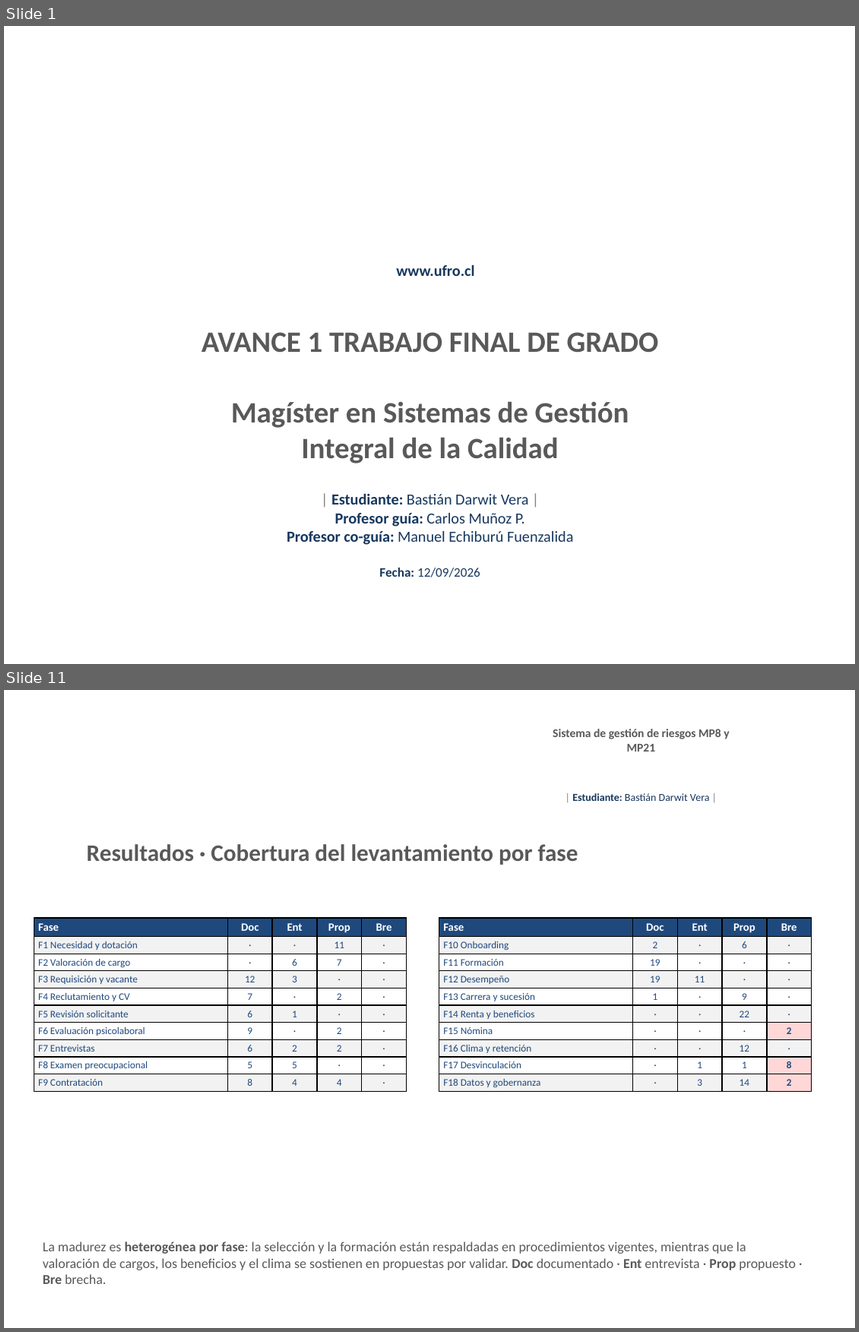
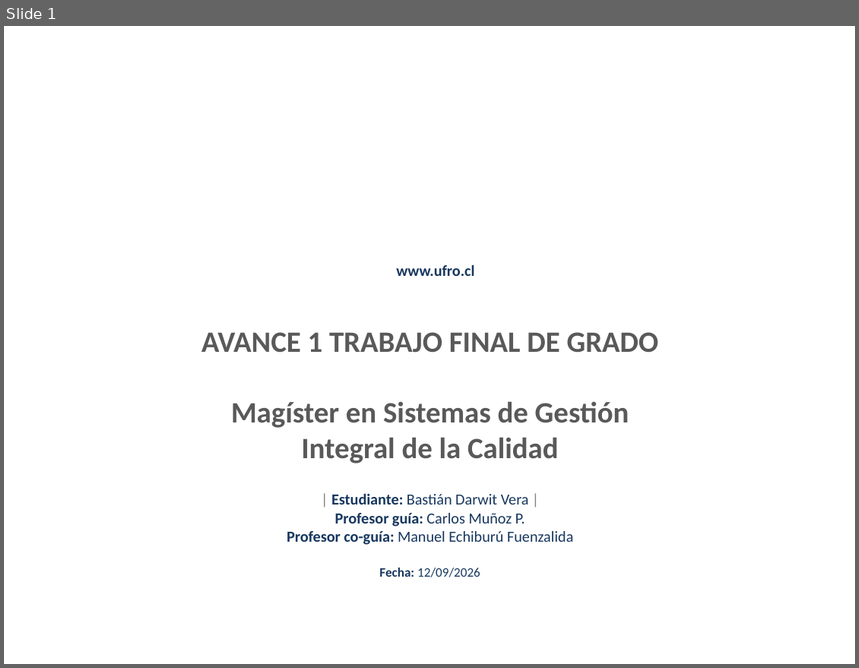
Before and after one commit to BastianDarwit/AFE, a slide deck: Avance_1_TFG_Bastian_Darwit_v1.pptx. Shown one above the other, each under a label of ours: slides 1 and 11 before the commit, slide 1 after it; the slides between them are not shown. The pictures are 859x1332 and 859x668 pixels, drawn with LibreOffice and Linux fonts; fonts in the diff are those of the drawing; background and template pictures are left out. Boxes give left, top, right and bottom in pixels: in the first picture for what was removed or moved away, otherwise in the second. Text is boxed around its words. In the diff, an @@ line names an element or a change of style, - is before the commit and + after.

```diff
--- a/Avance_1_TFG_Bastian_Darwit_v1.pptx
+++ b/Avance_1_TFG_Bastian_Darwit_v1.pptx
@@ slide 11 removed at [4, 690, 855, 1328], background picture (left out) @@
@@ text removed at [553, 729, 729, 752] @@
-Sistema de gestión de riesgos MP8 y MP21
@@ text removed at [572, 793, 710, 801] @@
-| Estudiante: Bastián Darwit Vera |
@@ text removed at [87, 844, 579, 865] @@
-Resultados · Cobertura del levantamiento por fase
@@ table removed at [34, 918, 404, 1225], 10 rows, 5 columns @@
-Fase | Doc | Ent | Prop | Bre
-F1 Necesidad y dotación | · | · | 11 | ·
-F2 Valoración de cargo | · | 6 | 7 | ·
-F3 Requisición y vacante | 12 | 3 | · | ·
-F4 Reclutamiento y CV | 7 | · | 2 | ·
-F5 Revisión solicitante | 6 | 1 | · | ·
-F6 Evaluación psicolaboral | 9 | · | 2 | ·
-F7 Entrevistas | 6 | 2 | 2 | ·
-F8 Examen preocupacional | 5 | 5 | · | ·
-F9 Contratación | 8 | 4 | 4 | ·
@@ table removed at [439, 918, 810, 1225], 10 rows, 5 columns @@
-Fase | Doc | Ent | Prop | Bre
-F10 Onboarding | 2 | · | 6 | ·
-F11 Formación | 19 | · | · | ·
-F12 Desempeño | 19 | 11 | · | ·
-F13 Carrera y sucesión | 1 | · | 9 | ·
-F14 Renta y beneficios | · | · | 22 | ·
-F15 Nómina | · | · | · | 2
-F16 Clima y retención | · | · | 12 | ·
-F17 Desvinculación | · | 1 | 1 | 8
-F18 Datos y gobernanza | · | 3 | 14 | 2
@@ text removed at [43, 1242, 796, 1284] @@
-La madurez es heterogénea por fase: la selección y la formación están respaldadas en procedimientos vigentes, mientras que la valoración de cargos, los beneficios y el clima se sostienen en propuestas por validar. Doc documentado · Ent entrevista · Prop propuesto · Bre brecha.
@@ text removed at [648, 1297, 744, 1323] @@
-www.ufro.cl
```
Also in this commit, not shown: 8 slides changed, 5 other slides removed, 1 other file.
